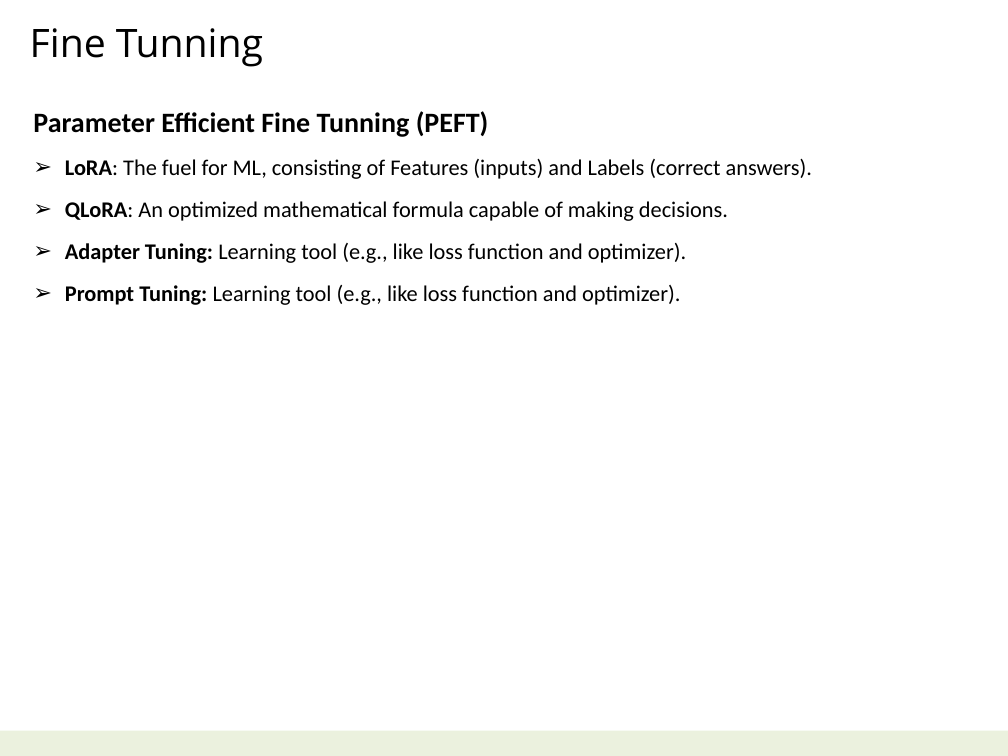
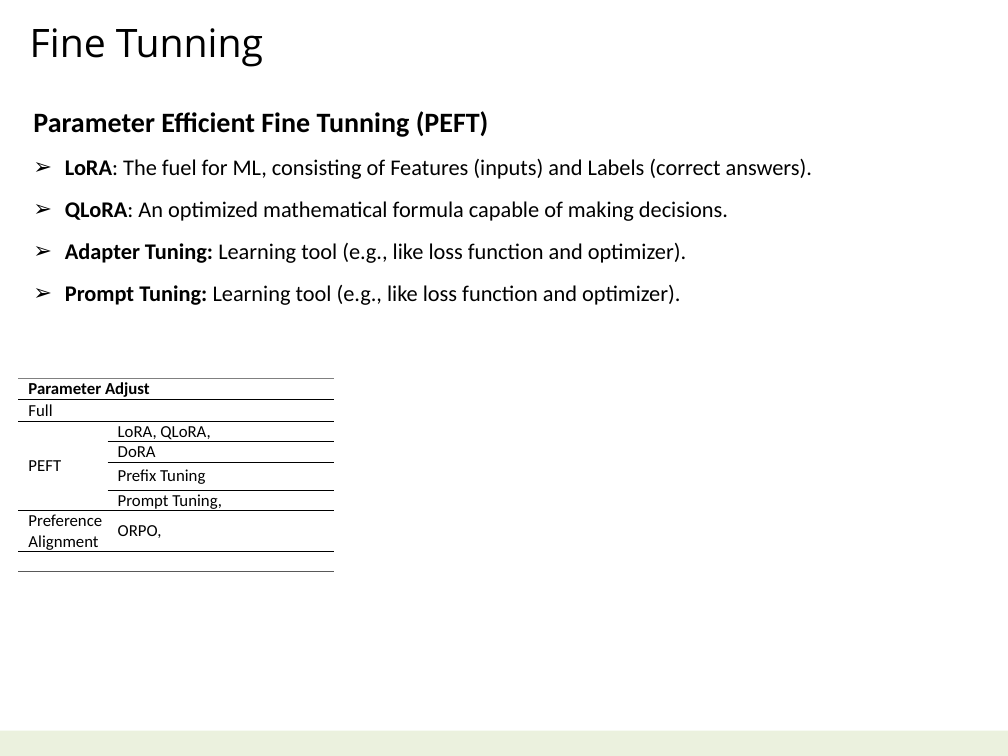
Before and after one commit to navibator/crazy-ai, a slide deck: slide 10 of ai-gemma.pptx. Drawn at 1008x756 pixels with LibreOffice and Linux fonts; fonts in the diff are those of the drawing. Boxes give left, top, right and bottom in pixels: in the first picture for what was removed or moved away, otherwise in the second. Text is boxed around its words. In the diff, an @@ line names an element or a change of style, - is before the commit and + after.

```diff
--- a/ai-gemma.pptx
+++ b/ai-gemma.pptx
@@ table added at bbox=[18, 378, 335, 571], 8 rows, 2 columns @@
+Parameter Adjust | 
+Full | 
+PEFT | LoRA, QLoRA,
+ | DoRA
+ | Prefix Tuning
+ | Prompt Tuning,
+Preference Alignment | ORPO,
+ | 
```
Also in this commit, not shown: 2 other slides changed, 1 other file.
